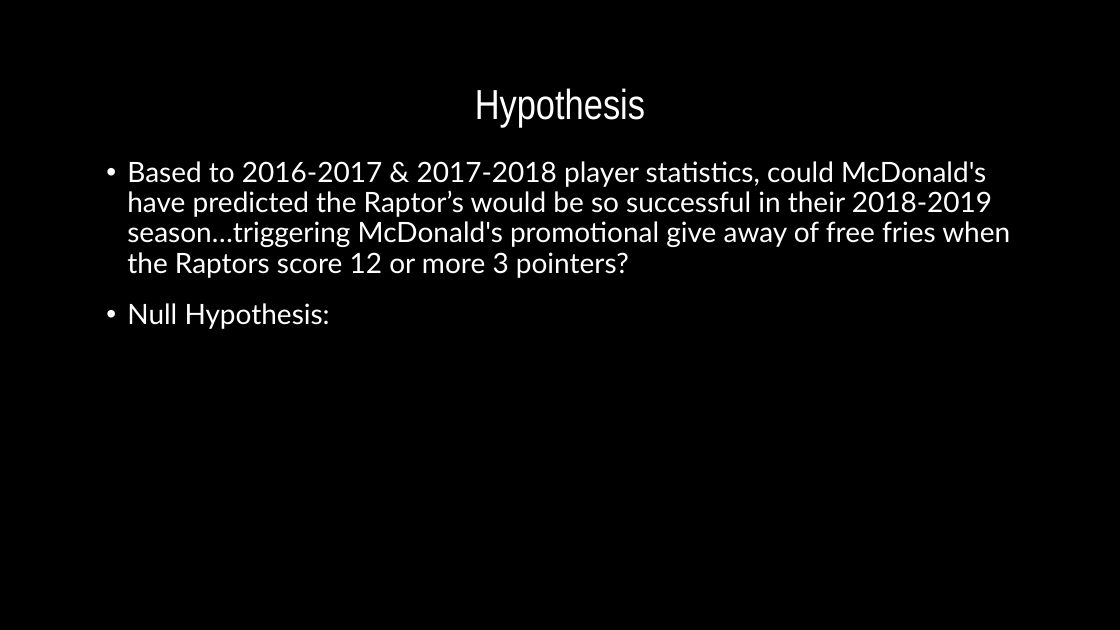
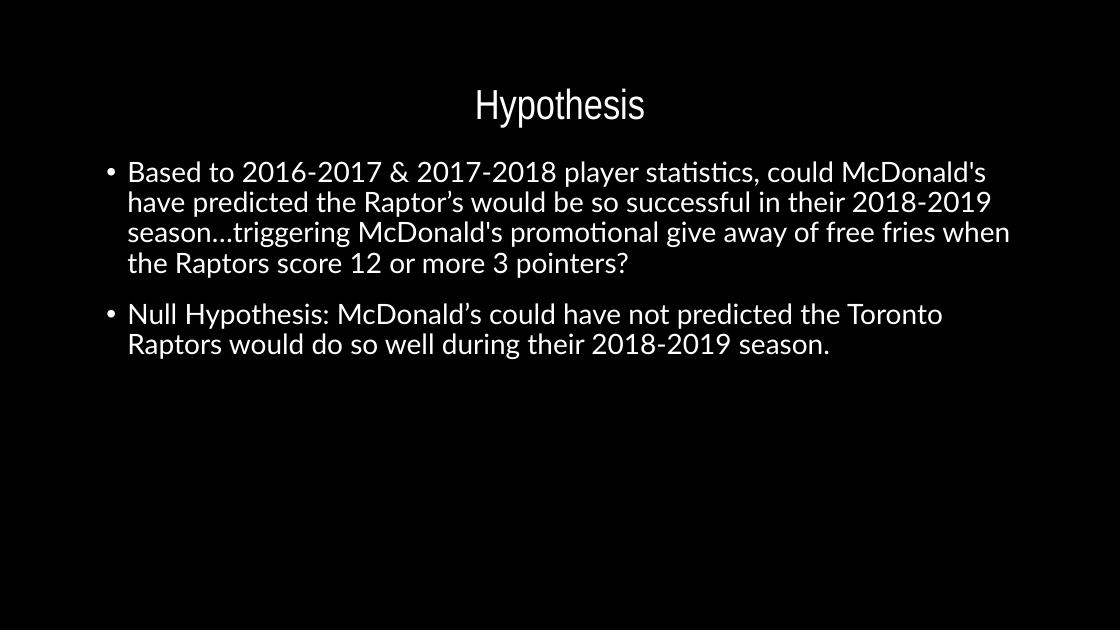
Before and after one commit to jferna73/project-one-, a slide deck: slide 3 of How to feed a hungry pack of Raptors.pptx. Drawn at 1120x630 pixels with LibreOffice and Linux fonts; fonts in the diff are those of the drawing; background and template pictures are left out. Boxes give left, top, right and bottom in pixels: in the first picture for what was removed or moved away, otherwise in the second. Text is boxed around its words. In the diff, an @@ line names an element or a change of style, - is before the commit and + after.

```diff
--- a/How to feed a hungry pack of Raptors.pptx
+++ b/How to feed a hungry pack of Raptors.pptx
@@ text at (x1=127, y1=302, x2=943, y2=359): text changed @@
-• Null Hypothesis:
+• Null Hypothesis: McDonald’s could have not predicted the Toronto Raptors would do so well during their 2018-2019 season.
```
Also in this commit, not shown: 6 other slides changed, 2 slides added, 1 slide removed.
